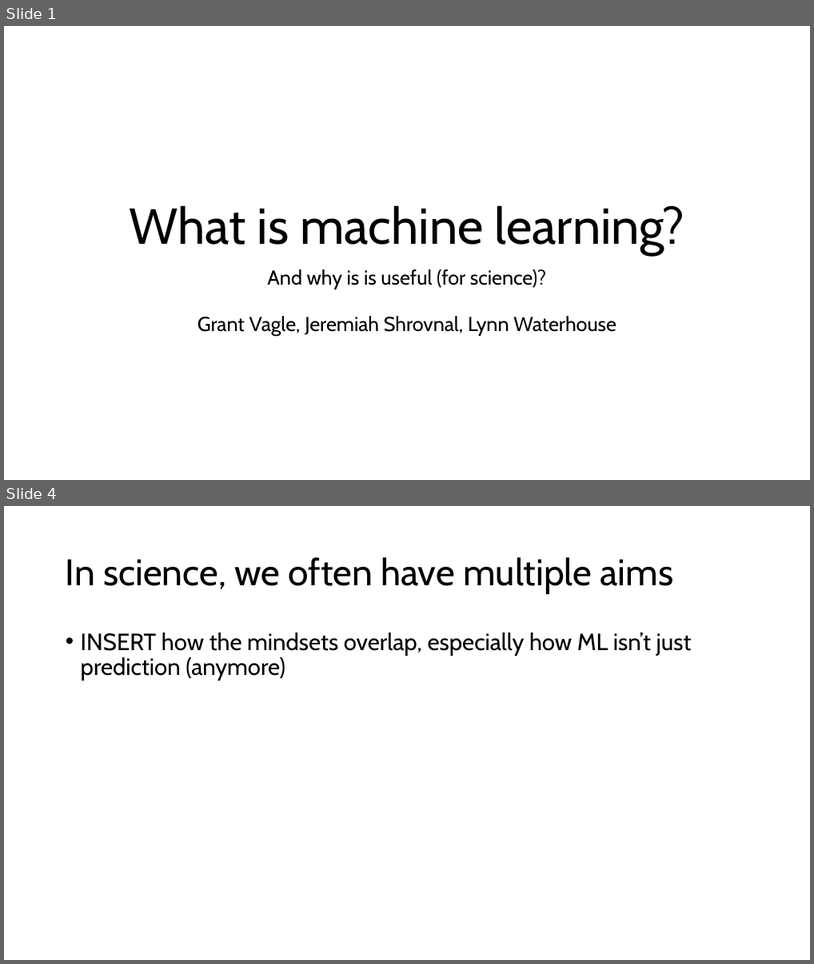
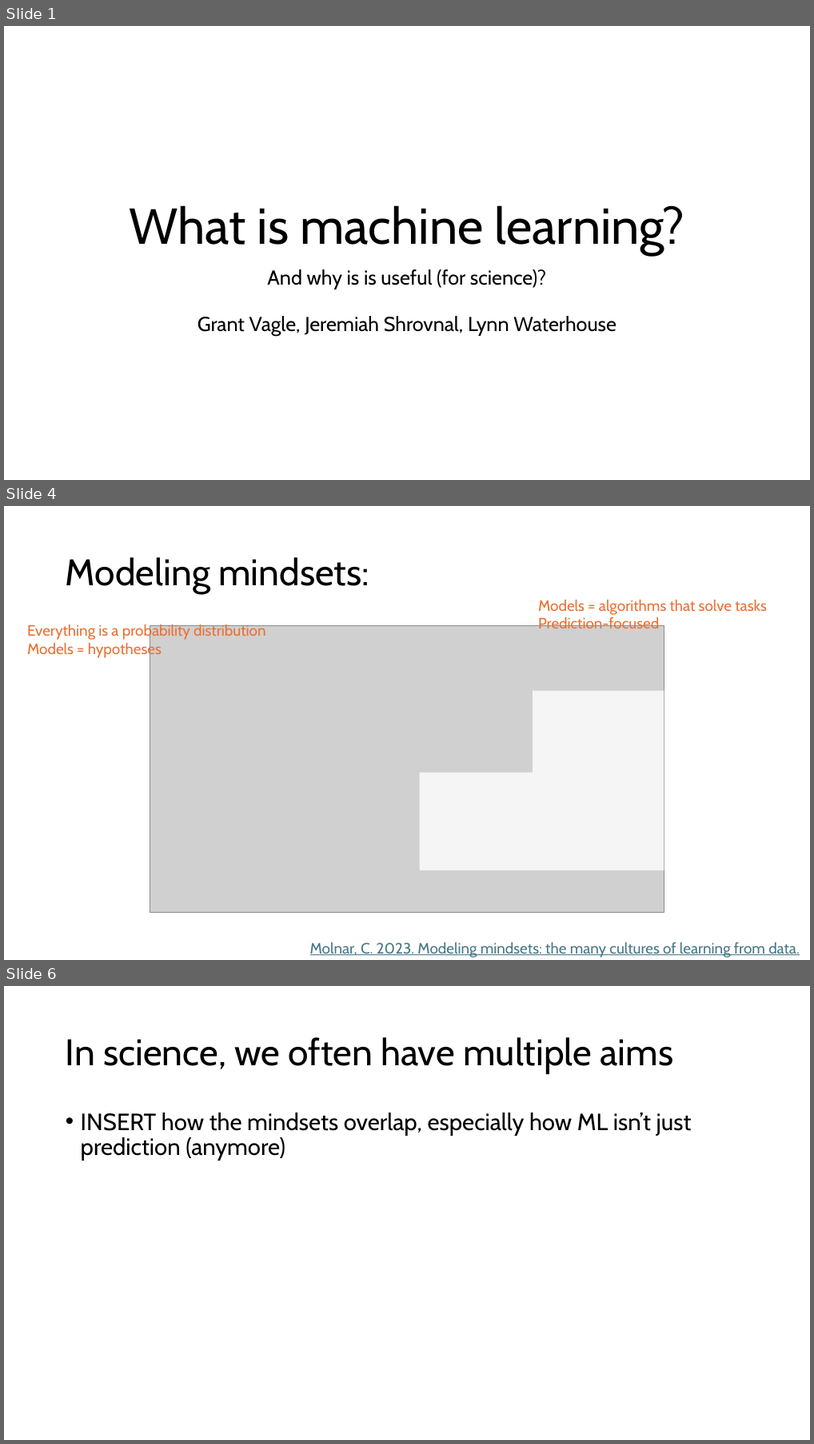
Before and after one commit to grantvagle/ml_methods_workshop, a slide deck: slides/01_what_is_ml.pptx. Shown one above the other, each under a label of ours: slides 1 and 4 before the commit, slides 1, 4 and 6 after it; the slides between them are not shown. The pictures are 814x964 and 814x1444 pixels, drawn with LibreOffice and Linux fonts; fonts in the diff are those of the drawing; grey boxes stand for pictures. Boxes give left, top, right and bottom in pixels: in the first picture for what was removed or moved away, otherwise in the second. Text is boxed around its words. In the diff, an @@ line names an element or a change of style, - is before the commit and + after.

```diff
--- a/slides/01_what_is_ml.pptx
+++ b/slides/01_what_is_ml.pptx
@@ slide 4 added at <box>4,506,810,960</box>, background #FFFFFF @@
@@ title added at <box>66,557,370,594</box>, 44 pt, text #000000 @@
+Modeling mindsets:
@@ text added at <box>538,600,767,628</box>, 18 pt, text #E97132 @@
+Models = algorithms that solve tasks
+Prediction-focused
@@ text added at <box>27,623,266,658</box>, 18 pt, text #E97132 @@
+Everything is a probability distribution
+Models = hypotheses
@@ picture added at <box>150,626,665,912</box> @@
@@ corner added at <box>420,690,664,870</box>, fill #FFFFFF at 80% opacity @@
@@ text added at <box>310,942,800,957</box>, 18 pt, text #467886, underline @@
+Molnar, C. 2023. Modeling mindsets: the many cultures of learning from data.
@@ what was slide 4 is now slide 6 @@
```
Also in this commit, not shown: 1 slide changed, 2 other slides added, 1 slide removed.
